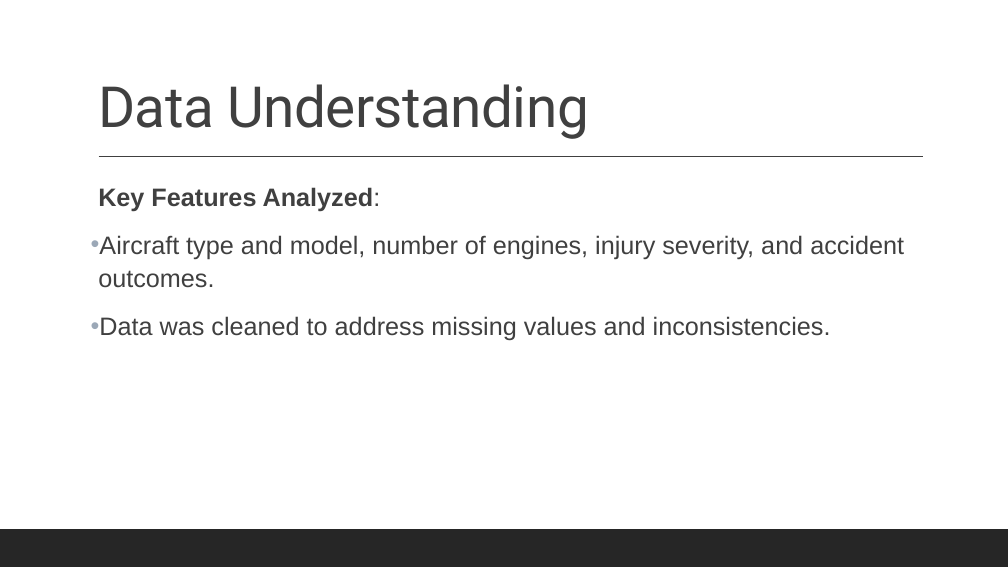
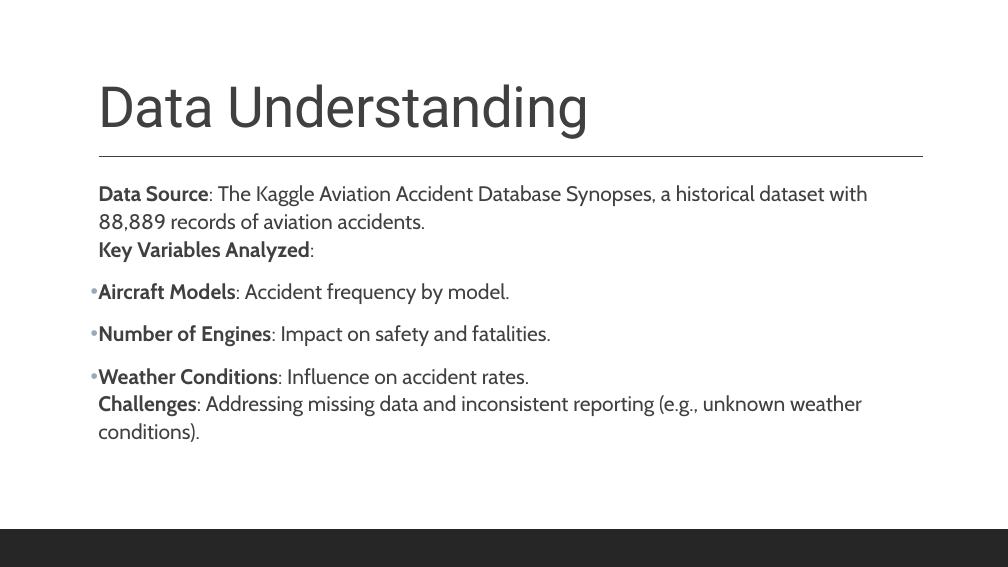
Before and after one commit to Lydia-byte-rgb/Phase-1-Project_Lydia, a slide deck: slide 5 of Phase_1_Project Slides.pptx (slide 6 before the commit). Drawn at 1008x567 pixels with LibreOffice and Linux fonts; fonts in the diff are those of the drawing. Boxes give left, top, right and bottom in pixels: in the first picture for what was removed or moved away, otherwise in the second. Text is boxed around its words. In the diff, an @@ line names an element or a change of style, - is before the commit and + after.

```diff
--- a/Phase_1_Project Slides.pptx
+++ b/Phase_1_Project Slides.pptx
@@ text at (98,185,867,442): text changed; size 24 to 20 pt; font Arial to Cabin @@
-  Key Features Analyzed:
-• Aircraft type and model, number of engines, injury severity, and accident outcomes.
-• Data was cleaned to address missing values and inconsistencies.
+  Data Source: The Kaggle Aviation Accident Database Synopses, a historical dataset with 88,889 records of aviation accidents.
+  Key Variables Analyzed:
+• Aircraft Models: Accident frequency by model.
+• Number of Engines: Impact on safety and fatalities.
+• Weather Conditions: Influence on accident rates.
+  Challenges: Addressing missing data and inconsistent reporting (e.g., unknown weather conditions).
```
Also in this commit, not shown: 9 other slides changed, 3 slides added, 1 slide removed, 2 other files.
